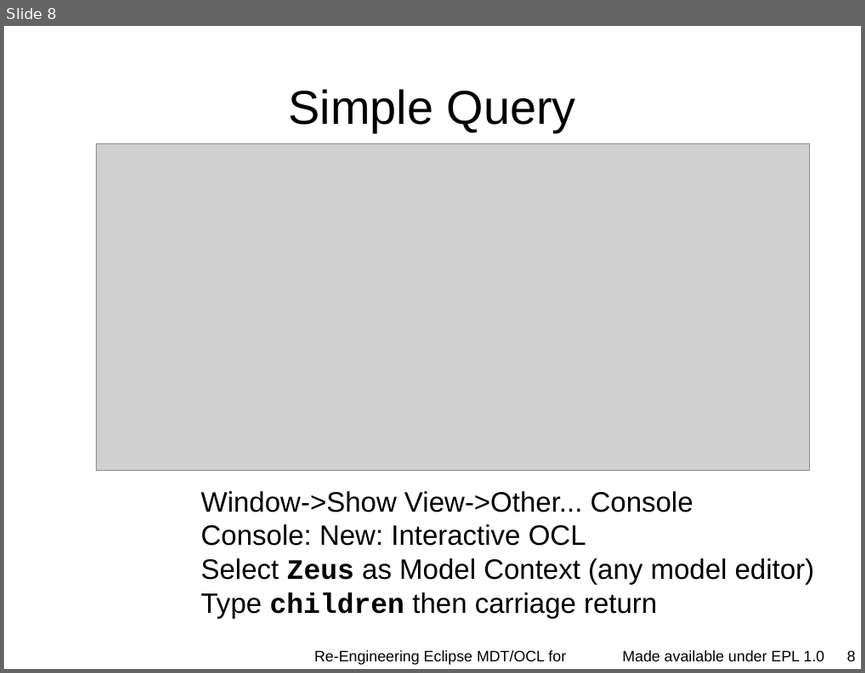
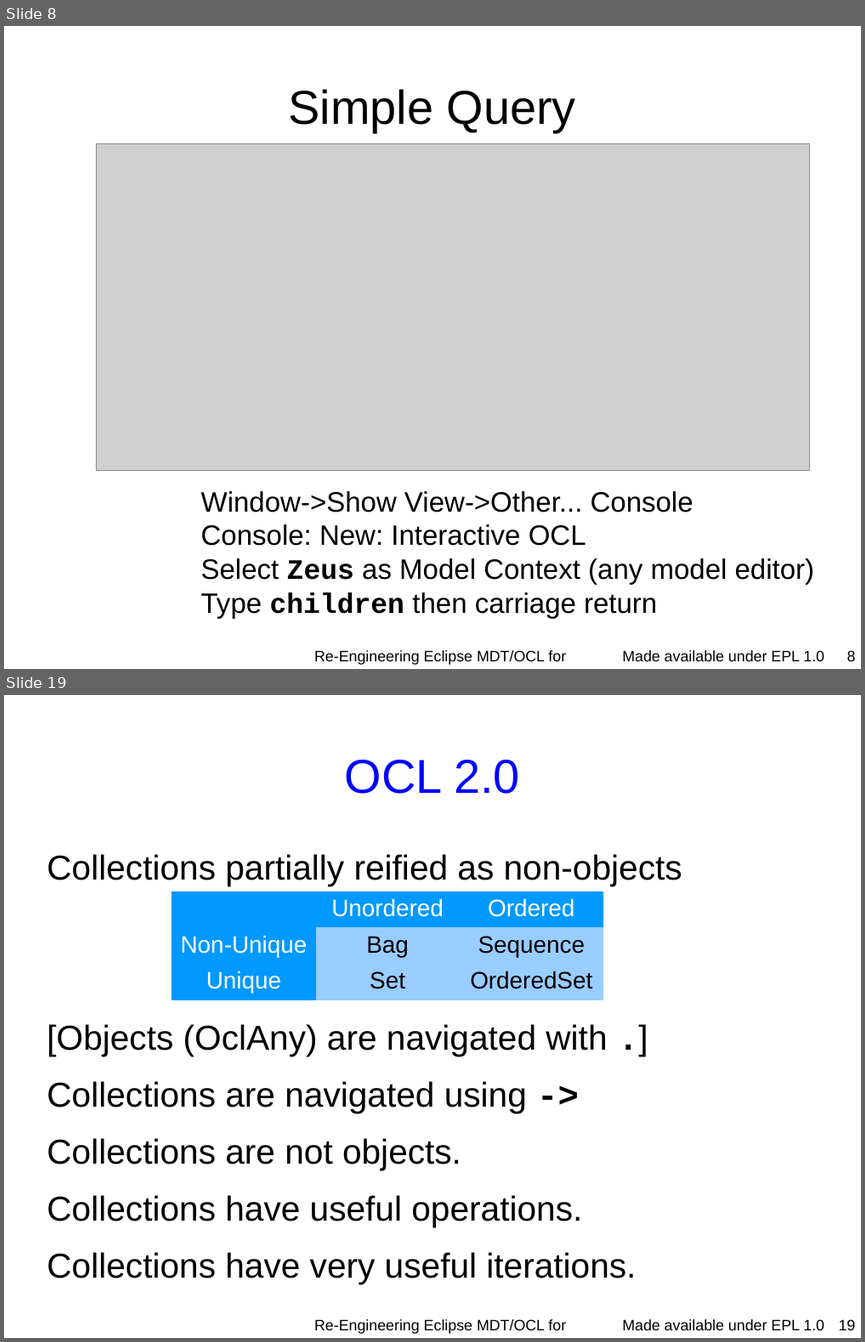
Before and after one commit to eclipse-ocl/ocl-website, a slide deck: ocl/docs/publications/ESE2010LongTalk/EnrichingWithOCL.odp. Shown one above the other, each under a label of ours: slide 8 before the commit, slides 8 and 19 after it; the slides between them are not shown. The pictures are 865x673 and 865x1342 pixels, drawn with LibreOffice and Linux fonts; fonts in the diff are those of the drawing; grey boxes stand for pictures; background and template pictures are left out. Boxes give left, top, right and bottom in pixels: in the first picture for what was removed or moved away, otherwise in the second. Text is boxed around its words. In the diff, an @@ line names an element or a change of style, - is before the commit and + after.

Commit message:
Further partial first draft for Adolfo

```diff
--- a/ocl/docs/publications/ESE2010LongTalk/EnrichingWithOCL.odp
+++ b/ocl/docs/publications/ESE2010LongTalk/EnrichingWithOCL.odp
@@ slide 19 added at [4,695,861,1338], background #FFFFFF; not listed: 1 template element that a slide beside it also shows @@
@@ title added at [345,760,520,794], 44 pt, text #0000FF @@
+OCL 2.0
@@ text added at [46,854,682,1283], 32 pt, text #000000 @@
+Collections partially reified as non-objects
+[Objects (OclAny) are navigated with .]
+Collections are navigated using ->
+Collections are not objects.
+Collections have useful operations.
+Collections have very useful iterations.
@@ table added at [172,891,603,997], 3 rows, 3 columns @@
+ | Unordered | Ordered
+Non-Unique | Bag | Sequence
+Unique | Set | OrderedSet
@@ text added at [314,1319,566,1333], 14 pt, text #000000 @@
+Re-Engineering Eclipse MDT/OCL for Xtext
@@ page number added at [839,1319,856,1330], 14 pt, text #000000 @@
+19
```
Also in this commit, not shown: 14 slides changed, 11 other slides added.
